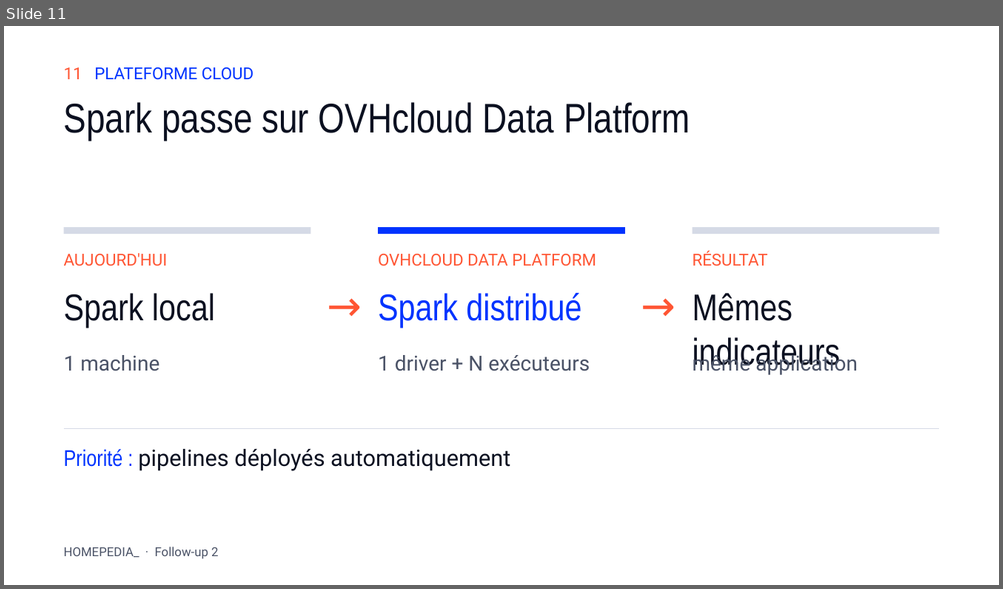
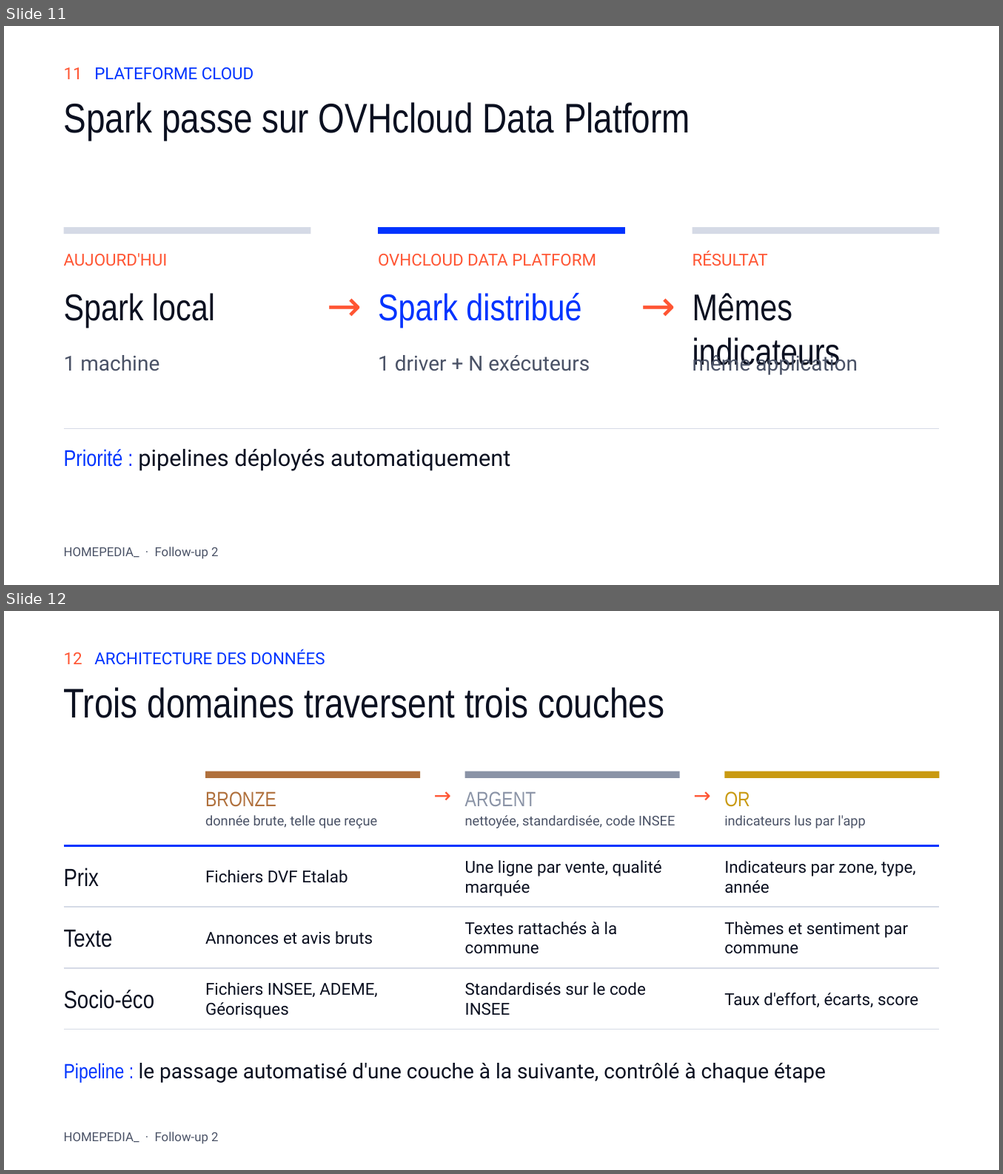
Before and after one commit to NicolasThao/T-DAT-901-Homepedia, a slide deck: docs/followup2/Homepedia_Follow-up_2.pptx. Shown one above the other, each under a label of ours: slide 11 before the commit, slides 11 and 12 after it. The pictures are 1003x589 and 1003x1174 pixels, drawn with LibreOffice and Linux fonts; fonts in the diff are those of the drawing. Boxes give left, top, right and bottom in pixels: in the first picture for what was removed or moved away, otherwise in the second. Text is boxed around its words. In the diff, an @@ line names an element or a change of style, - is before the commit and + after.

Commit message:
docs(followup2): slide architecture domaines x couches bronze/argent/or, fiches renommees en domaines

```diff
--- a/docs/followup2/Homepedia_Follow-up_2.pptx
+++ b/docs/followup2/Homepedia_Follow-up_2.pptx
@@ slide 12 added at bbox=[4, 611, 999, 1170], background #FFFFFF @@
@@ text added at bbox=[64, 649, 325, 665], 16 pt, text #0033FF @@
+12 ARCHITECTURE DES DONNÉES
@@ text added at bbox=[64, 687, 664, 718], 40 pt, text #0B1020 @@
+Trois domaines traversent trois couches
@@ rectangle added at bbox=[205, 772, 421, 778], fill #B0703C @@
@@ text added at bbox=[421, 783, 465, 812], 20 pt, text #FF5533 @@
+→
@@ rectangle added at bbox=[465, 772, 680, 778], fill #8A93A6 @@
@@ text added at bbox=[680, 783, 725, 812], 20 pt, text #FF5533 @@
+→
@@ rectangle added at bbox=[725, 772, 939, 778], fill #C99A12 @@
@@ text added at bbox=[205, 792, 276, 807], 20 pt, text #B0703C @@
+BRONZE
@@ text added at bbox=[465, 792, 536, 806], 20 pt, text #8A93A6 @@
+ARGENT
@@ text added at bbox=[724, 792, 749, 807], 20 pt, text #C99A12 @@
+OR
@@ text added at bbox=[205, 815, 377, 829], 13 pt, text #4A5266 @@
+donnée brute, telle que reçue
@@ text added at bbox=[465, 815, 674, 829], 13 pt, text #4A5266 @@
+nettoyée, standardisée, code INSEE
@@ text added at bbox=[724, 815, 865, 829], 13 pt, text #4A5266 @@
+indicateurs lus par l'app
@@ line added from (64, 846) to (939, 846), #0033FF 1.5 pt @@
@@ text added at bbox=[64, 868, 99, 886], 24 pt, text #0B1020 @@
+Prix
@@ text added at bbox=[205, 870, 347, 883], 16 pt, text #0B1020 @@
+Fichiers DVF Etalab
@@ text added at bbox=[465, 860, 662, 897], 16 pt, text #0B1020 @@
+Une ligne par vente, qualité marquée
@@ text added at bbox=[724, 860, 916, 894], 16 pt, text #0B1020 @@
+Indicateurs par zone, type, année
@@ line added from (64, 907) to (939, 907), #D5DAE6 1 pt @@
@@ text added at bbox=[64, 930, 113, 948], 24 pt, text #0B1020 @@
+Texte
@@ text added at bbox=[205, 931, 373, 945], 16 pt, text #0B1020 @@
+Annonces et avis bruts
@@ text added at bbox=[465, 922, 617, 954], 16 pt, text #0B1020 @@
+Textes rattachés à la commune
@@ text added at bbox=[724, 922, 908, 954], 16 pt, text #0B1020 @@
+Thèmes et sentiment par commune
@@ line added from (64, 968) to (939, 968), #D5DAE6 1 pt @@
@@ text added at bbox=[205, 982, 378, 1019], 16 pt, text #0B1020 @@
+Fichiers INSEE, ADEME, Géorisques
@@ text added at bbox=[465, 982, 646, 1016], 16 pt, text #0B1020 @@
+Standardisés sur le code INSEE
@@ text added at bbox=[64, 990, 154, 1009], 24 pt, text #0B1020 @@
+Socio-éco
@@ text added at bbox=[724, 993, 918, 1008], 16 pt, text #0B1020 @@
+Taux d'effort, écarts, score
@@ line added from (64, 1030) to (939, 1030), #D5DAE6 1 pt @@
@@ text added at bbox=[64, 1063, 825, 1083], 20 pt, text #0B1020 @@
+Pipeline : le passage automatisé d'une couche à la suivante, contrôlé à chaque étape
@@ text added at bbox=[64, 1132, 218, 1145], 12 pt, text #4A5266 @@
+HOMEPEDIA_ · Follow-up 2
```
Also in this commit, not shown: 4 slides changed, 7 other files.
